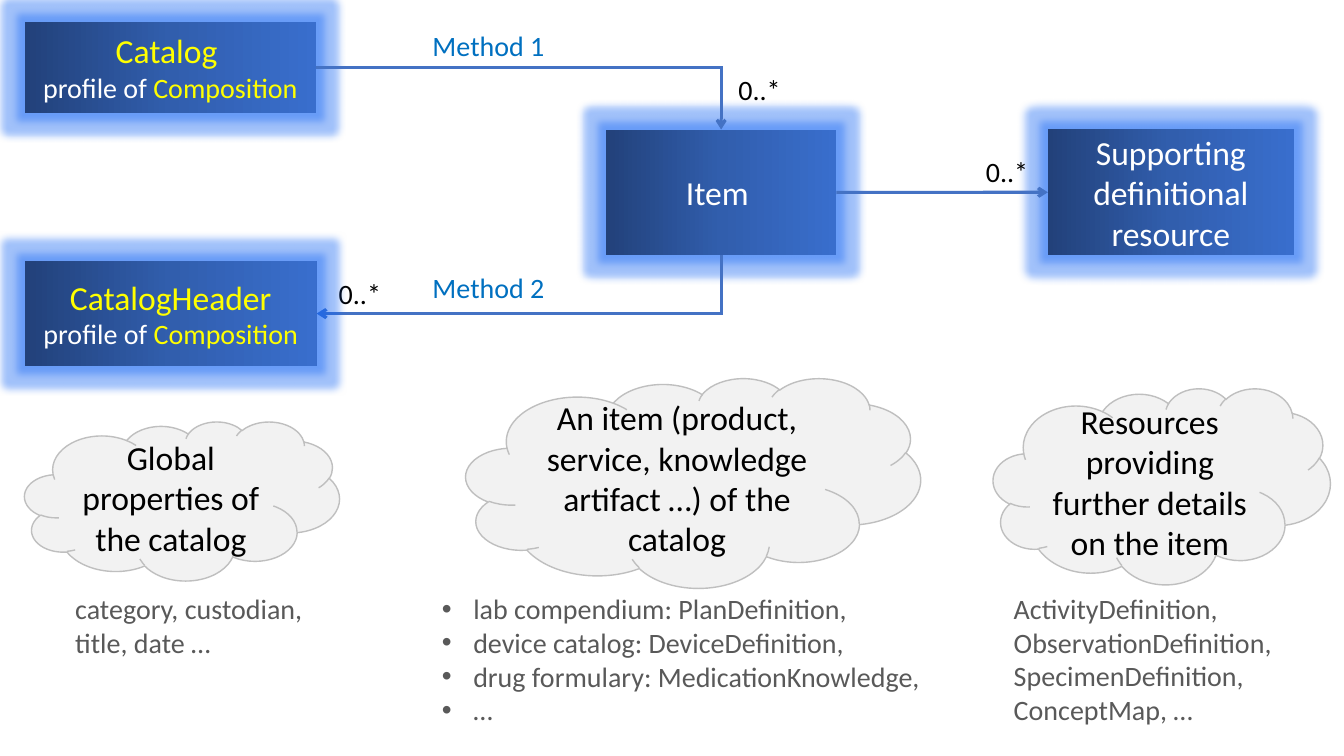
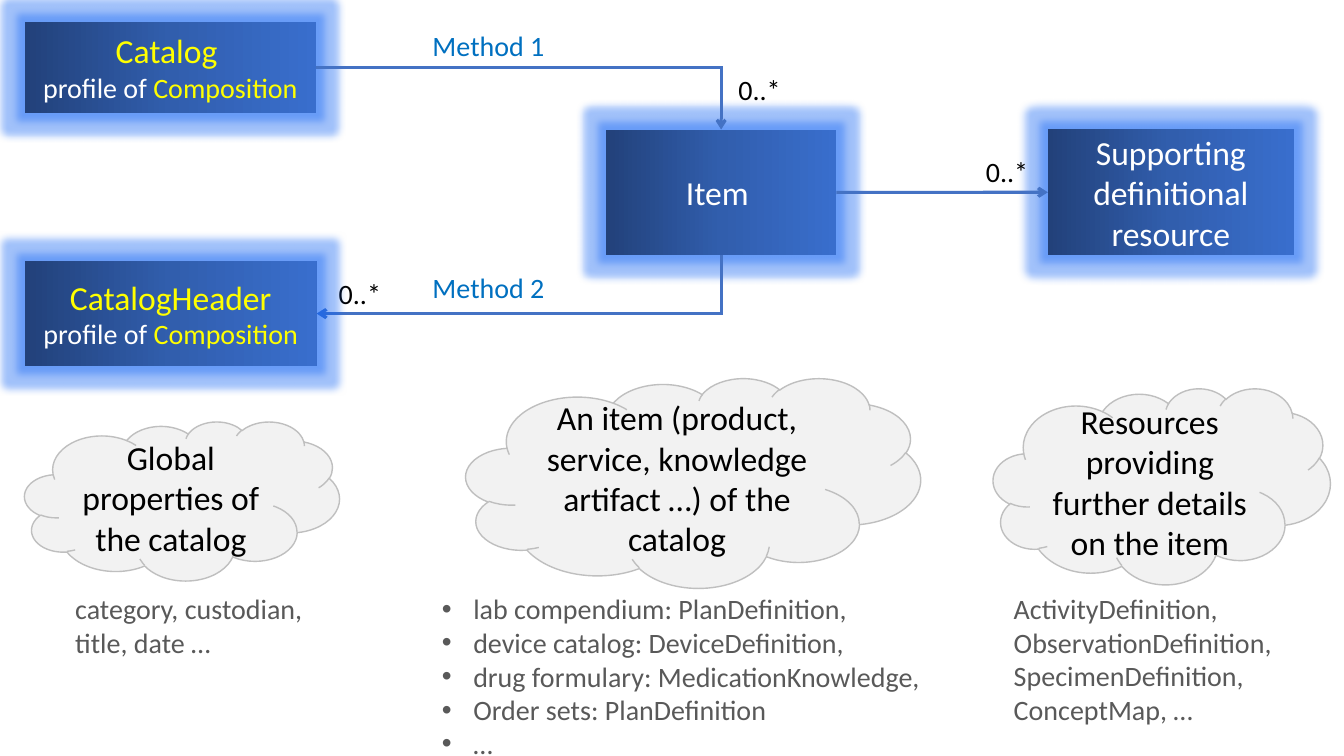
Before and after one commit to HL7/fhir-order-catalog, a slide deck: slide 1 of input/images-source/CatalogBindings.pptx. Drawn at 1344x756 pixels with LibreOffice and Linux fonts; fonts in the diff are those of the drawing. Boxes give left, top, right and bottom in pixels: in the first picture for what was removed or moved away, otherwise in the second. Text is boxed around its words. In the diff, an @@ line names an element or a change of style, - is before the commit and + after.

```diff
--- a/input/images-source/CatalogBindings.pptx
+++ b/input/images-source/CatalogBindings.pptx
@@ text at [473, 700, 766, 720]: paragraph added @@
+• Order sets: PlanDefinition
```
Also in this commit, not shown: 1 other file.
